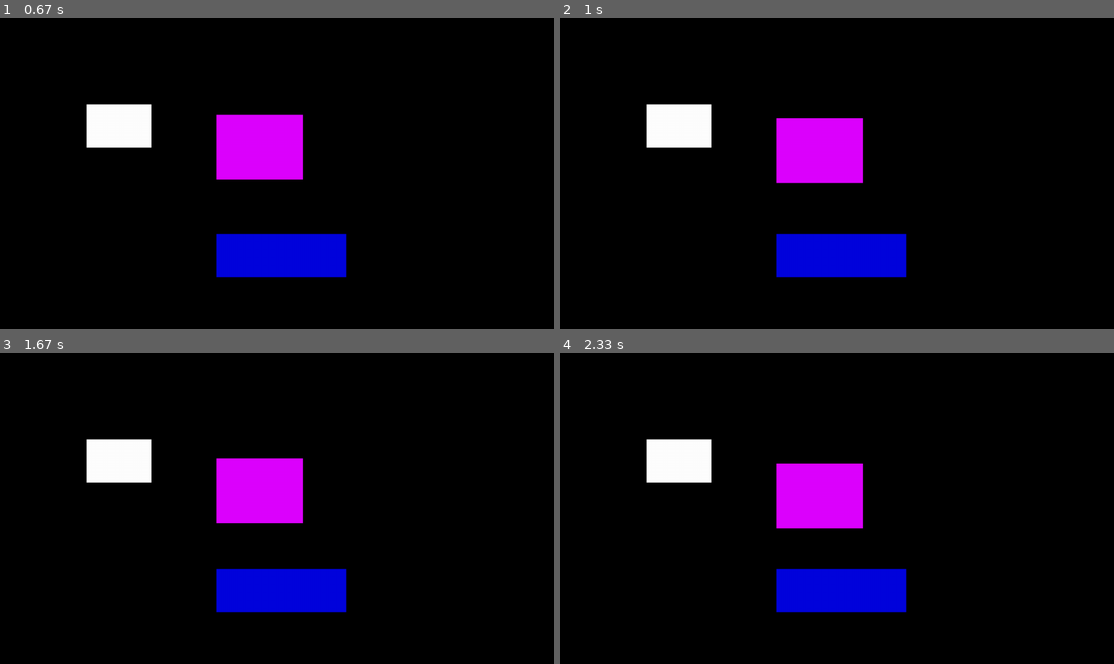
Above: before the commit, frames 1-4 (two rows, left to right).
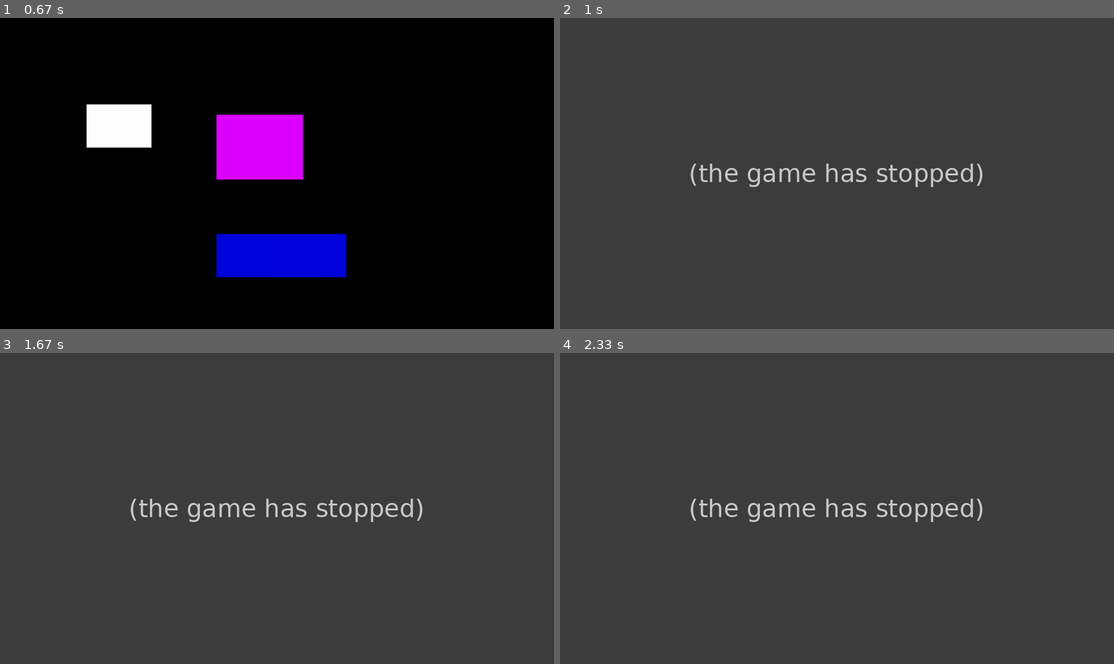
Above: after the commit, the same moments.

Repository: Jonaj5/Python-things
Game: pygame game, started from Pygame/Collision.py
Same seed, same stepped clock (60 frames per second), same inputs: the game is played once before the commit and once after it.
Inputs (mouse positions are in pixels of both pictures, inside the frame that each line leads up to):
- Up to frame 1 (0.67 s): hold Esc from 0.33 s (still down)
- Up to frame 2 (1 s): release Esc at 0.87 s; move the mouse to (632, 142) at 0.9 s
- Up to frame 3 (1.67 s): click (72, 477) at 1.17 s; move the mouse to (299, 545) at 1.57 s
- Up to frame 4 (2.33 s): click (859, 545) at 1.85 s; move the mouse to (648, 583) at 2.27 s

Frame 1 is identical in both runs. In frame 2, 100% of the frame differs, in the area x 0-100%, y 0-100%; in frame 3, 100%; in frame 4, 100%.
After the commit the program exited at 0.87 s; later frames show no game.

Commit message:
Harry potter + Space invaders

Diff:
--- a/Pygame/Collision.py
+++ b/Pygame/Collision.py
@@ -35,7 +35,7 @@
         if event.type == QUIT:
             run=False
         elif event.type== KEYUP and event.key == K_ESCAPE:
-            run==False
+            run=False
 
         point = pygame.mouse.get_pos()
         collide1 = rectangle1.collidepoint(point)
--- /dev/null
+++ b/Pygame/Harry Potter/Harry Potter.py
@@ -0,0 +1,126 @@
+import pygame, sys
+from pygame. locals import *
+from random import randrange
+
+WIDTH, HEIGHT = 1280, 720
+
+pygame.init()
+clock = pygame.time.Clock()
+
+screen = pygame.display.set_mode((WIDTH,HEIGHT))
+pygame.display.set_caption("Harry Potter")
+
+player_init_lives = 5
+player_current_lives = player_init_lives
+player_speed = 5
+
+egg_init_speed = 5
+egg_current_speed = egg_init_speed
+egg_acceleration = 0.5
+egg_hidden_cord = 100
+
+score = 0
+
+game_font_big = pygame.font.Font("Pygame/Harry Potter/harry.ttf", 50)
+game_font_small = pygame.font.Font("Pygame/Harry Potter/harry.ttf", 30)
+
+game_surface = game_font_big.render("Harry Potter a Ohnivy pohar", True, "gold3")
+game_rect = game_surface.get_rect()
+game_rect.center = (WIDTH//2, 30)
+
+endgame_surface = game_font_big.render("Game Over", True, "gold3")
+endgame_rect = endgame_surface.get_rect()
+endgame_rect.center = (WIDTH//2, HEIGHT//2)
+
+newgame_surface = game_font_small.render("Chces novou hru?", True, "gold3")
+newgame_rect = newgame_surface.get_rect()
+newgame_rect.center = (WIDTH//2, HEIGHT//2+60)
+
+harry_surface = pygame.image.load("Pygame/Harry Potter/harry.png")
+harry_rect = harry_surface.get_rect()
+harry_rect.center = (100, HEIGHT//2)
+
+egg_surface = pygame.image.load("Pygame/Harry Potter/egg.png")
+egg_rect = egg_surface.get_rect()
+egg_rect.x = WIDTH + egg_hidden_cord
+egg_rect.y = randrange(60, HEIGHT-50)
+
+hriste_suface = pygame.image.load("Pygame/Harry Potter/hriste.png")
+hriste_rect = hriste_suface.get_rect()
+hriste_rect.center = (WIDTH//2, (HEIGHT+60)//2)
+
+run = True
+
+while run:
+
+    for event in pygame.event.get():
+        if event.type == QUIT:
+            run=False
+        elif event.type == KEYUP and event.key == K_ESCAPE:
+            run=False
+
+    keys = pygame.key.get_pressed()
+
+    if keys[K_w] and harry_rect.top > 60:
+        harry_rect.y -= player_speed
+
+    elif keys[K_s] and harry_rect.bottom < HEIGHT:
+        harry_rect.y += player_speed
+
+    if egg_rect.x < 0:
+        player_current_lives -= 1
+        egg_rect.x = WIDTH + egg_hidden_cord
+        egg_rect.y = randrange(60, HEIGHT-50)
+
+    else:
+        egg_rect.x -= egg_current_speed
+
+    lives_surface = game_font_small.render(f"Zivoty: {player_current_lives}", True, "gold3")
+    lives_rect = lives_surface.get_rect()
+    lives_rect.right = WIDTH-20
+    lives_rect.top = 15
+
+    if harry_rect.colliderect(egg_rect):
+        score += 1
+        egg_current_speed += egg_acceleration
+        egg_rect.x = WIDTH + egg_hidden_cord
+        egg_rect.y = randrange(60, HEIGHT - 50)
+
+    score_surface = game_font_small.render(f"Score: {score}", True, "gold3")
+    score_rect = game_surface.get_rect()
+    score_rect.left = 20
+    score_rect.top = 15
+
+    screen.fill("black")
+    screen.blit(hriste_suface, hriste_rect)
+    screen.blit(game_surface, game_rect)
+    screen.blit(score_surface, score_rect)
+    screen.blit(lives_surface, lives_rect)
+    screen.blit(harry_surface, harry_rect)
+    screen.blit(egg_surface, egg_rect)
+    pygame.draw.line(screen, "gold3", (0, 60), (WIDTH, 60), 2)
+
+    if player_current_lives == 0:
+        screen.blit(endgame_surface, endgame_rect)
+        screen.blit(newgame_surface, newgame_rect)
+        pygame.display.update()
+
+        pause = True
+        while pause:
+            for event in pygame.event.get():
+                if event.type == KEYDOWN:
+                    score = 0
+                    player_current_lives = player_init_lives
+                    egg_current_speed = egg_init_speed
+                    harry_rect.y = HEIGHT//2
+                    pause = False
+
+                elif event.type == QUIT:
+                    pause == False
+                    run == False
+
+    pygame.display.update()
+    clock.tick(120)
+
+pygame.quit()
+sys.exit()
--- /dev/null
+++ b/Pygame/Space invaders/Space invaders.py
@@ -0,0 +1,124 @@
+import pygame
+from pygame.locals import *
+
+hero_surface = pygame.image.load("space_ship.png")
+hero_rect = hero_surface.get_rect()
+
+alien_surface = pygame.image.load("Pygame/Space invaders/space_invader.png")
+alien_rect = alien_surface.get_rect()
+
+class Game:
+
+    screen = None
+    aliens = []
+    rockets = []
+
+
+    def __init__(self, width, height):
+
+        pygame.init()
+        pygame.display.set_caption("Space invaders")
+        self.width = width
+        self.height = height
+        self.screen = pygame.display.set_mode((width, height))
+        self.clock = pygame.time.Clock()
+        finished = False
+
+        generator = Generator(self)
+        hero = Hero(self, width/2, height-60)
+
+
+
+        while not finished:
+
+            keys = pygame.key.get_pressed()
+
+            if keys[K_a]:
+                hero.x -= 2 if hero.x > 40 else 0
+            elif keys[K_d]:
+                hero.x += 2 if hero.x < width-40 else 0
+
+            for event in pygame.event.get():
+                if event.type == QUIT:
+                    finished = True
+
+                if event.type == KEYDOWN and event.key == K_SPACE:
+                    self.rockets.append(Rocket(self, hero.x, hero.y))
+
+
+            pygame.display.flip()
+            self.clock.tick(60)
+            self.screen.fill('black')
+
+            for alien in self.aliens:
+                alien.draw()
+                alien.checkCollision(self)
+
+            hero.draw()
+
+            for rocket in self.rockets:
+                rocket.draw()
+
+
+
+class Alien:
+
+    def __init__(self, game, x, y):
+        self.x = x
+        self.y = y
+        self.game = game
+        self.size = 40
+
+    def draw(self):
+        alien_rect.center = (self.x, self.y)
+        self.game.screen.blit(alien_surface, alien_rect)
+        self.y += 0.08
+
+    def checkCollision(self, game):
+        for rocket in game.rockets:
+            if (rocket.x < self.x + self.size and
+                rocket.x > self.x - self.size and
+                rocket.y < self.y + self.size and
+                rocket.y > self.y - self.size):
+
+                game.rockets.remove(rocket)
+                game.aliens.remove(self)
+
+
+class Hero:
+
+    def __init__(self, game, x, y):
+        self.x = x
+        self.y = y
+        self.game = game
+
+    def draw(self):
+        hero_rect.center = (self.x, self.y)
+        self.game.screen.blit(hero_surface, hero_rect)
+
+
+class Generator:
+
+    def __init__(self, game):
+        margin = 30
+        gap = 50
+
+        for x in range(margin, game.width-margin, gap):
+            for y in range(margin, int(game.height/2), gap):
+                game.aliens.append(Alien(game, x, y))
+
+
+class Rocket:
+
+    def __init__(self, game, x, y):
+        self.x = x
+        self.y = y
+        self.game = game
+
+    def draw(self):
+        pygame.draw.rect(self.game.screen, 'red', pygame.Rect(self.x, self.y, 2, 4))
+        self.y -= 2
+
+
+
+game = Game(1280, 720)
--- a/Pygame/Space invareds.py
+++ /dev/null
@@ -1,92 +0,0 @@
-import pygame, sys
-from pygame.locals import *
-from random import randrange
-1280, 720
-
-class Game:
-    screen = None
-    alien = []
-    rockets = []
-
-    def __init__(self, width, height):
-        pygame.init()
-        self.height = height
-        self.width = width
-        self.screen = pygame.display.set_mode((width,height))
-        self.clock = pygame.time.Clock()
-        self.name = pygame.display.set_caption("Space invaders")
-        run = True
-
-        alien = Alien(self, 30, 30)
-        hero = Hero(self, width/2, height-20)
-        generator = Generator(self)
-
-        while run:
-            self.clock.tick(120)
-            for event in pygame.event.get():
-                if event.type == QUIT:
-                    run=False
-                elif event.type== KEYUP and event.key == K_ESCAPE:
-                    run==False
-
-                if event.type== KEYDOWN and event.key == K_SPACE:
-                    self.rockets.append(Rocket(self, hero.x, hero.y))
-
-            pygame.display.flip()
-            self.screen.fill("black")
-
-            for alien in self.alien:
-                alien.draw()
-
-            hero.draw()
-
-            for rocket in self.rockets:
-                rocket.draw()
-
-
-
-class Alien:
-
-    def __init__(self, game, x, y,):
-        self.x = x
-        self.y = y
-        self.game = game
-
-    def draw(self):
-        pygame.draw.rect(self.game.screen,"orange", pygame.Rect(self.x, self.y, 30, 30))
-        self.y += 0.08
-
-
-class Hero:
-    def __init__(self, game, x, y):
-        self.x=x
-        self.y=y
-        self.game=game
-
-    def draw(self):
-        game.screen.blit(pygame.image.load("Resources/space_ship.png"))
-
-
-class Generator:
-    def __init__(self, game):
-        margin = 30
-        gap = 50
-
-        for x in range(margin, game.width-margin, gap):
-            for y in range(margin, int(game.height/2), gap):
-                game.alien.append(Alien(game, x, y))
-
-
-class Rocket:
-
-    def __init__(self, game, x, y):
-        self.x = x
-        self.y = y
-        self.game = game
-
-    def draw(self):
-        pygame.draw.rect(self.game.screen, 'salmon', pygame.Rect(self.x, self.y, 2, 4))
-        self.y -= 2
-
-
-game = Game(1280, 720)
--- a/bordel.py
+++ /dev/null
@@ -1,6 +0,0 @@
-x=2025655525
-while 0!=x :
-    print(x)
-    x=x-555658
-    print(x)
-    x=x+2595265
--- a/test.py
+++ b/test.py
@@ -1,72 +1,5 @@
-import pygame
-from pygame.locals import *
+hero_surface = pygame.image.load("Pygame/Space invaders/space_ship.png")
+hero_rect = hero_surface.get_rect()
+hero_rect.center = (1280//2, 640)
 
-
-class Game:
-
-    screen = None
-    aliens = []
-
-    def __init__(self, width, height):
-        pygame.init()
-        self.width = width
-        self.height = height
-        self.screen = pygame.display.set_mode((width, height))
-        self.clock = pygame.time.Clock()
-        finished = False
-
-        generator = Generator(self)
-        hero = Hero(self, width/2, height-20)
-
-
-        while not finished:
-            for event in pygame.event.get():
-                if event.type == QUIT:
-                    finished = True
-
-            pygame.display.flip()
-            self.clock.tick(60)
-            self.screen.fill('skyblue')
-
-            for alien in self.aliens:
-                alien.draw()
-            hero.draw()
-
-
-
-class Alien:
-
-    def __init__(self, game, x, y):
-        self.x = x
-        self.y = y
-        self.game = game
-
-    def draw(self):
-        pygame.draw.rect(self.game.screen, 'orange', pygame.Rect(self.x, self.y, 30, 30))
-        self.y += 0.08
-
-
-class Hero:
-
-    def __init__(self, game, x, y):
-        self.x = x
-        self.y = y
-        self.game = game
-
-    def draw(self):
-        pygame.draw.rect(self.game.screen, 'red3', pygame.Rect(self.x, self.y, 16, 8))
-
-
-class Generator:
-
-    def __init__(self, game):
-        margin = 30
-        gap = 50
-
-        for x in range(margin, game.width-margin, gap):
-            for y in range(margin, int(game.height/2), gap):
-                game.aliens.append(Alien(game, x, y))
-
-
-
-game = Game(600, 400)
+self.game.screen.blit(hero_surface, hero_rect)
--- a/začatek.py
+++ /dev/null
@@ -1,12 +0,0 @@
-from random import randint
-cislo = randint(1, 10)
-
-print("Myslím si číslo od 1 do 10")
-odhad = int(input("Jaké číslo si myslím?"))
-while odhad != cislo:
-    if odhad > cislo:
-        odhad = int(input("Mé číslo je menší"))
-    if odhad < cislo:
-        odhad = int(input("Mé číslo je větší"))
-if odhad == cislo:
-    print("Uhádl jsi")
Binary file added: Pygame/Harry Potter/egg.png
Binary file added: Pygame/Harry Potter/harry.png
Binary file added: Pygame/Harry Potter/harry.ttf
Binary file added: Pygame/Harry Potter/hriste.png
Binary file added: Pygame/Space invaders/space_invader.png
Renamed: Resources/space_ship.png -> Pygame/Space invaders/space_ship.png
Binary file removed: Resources/space_invaders.png
